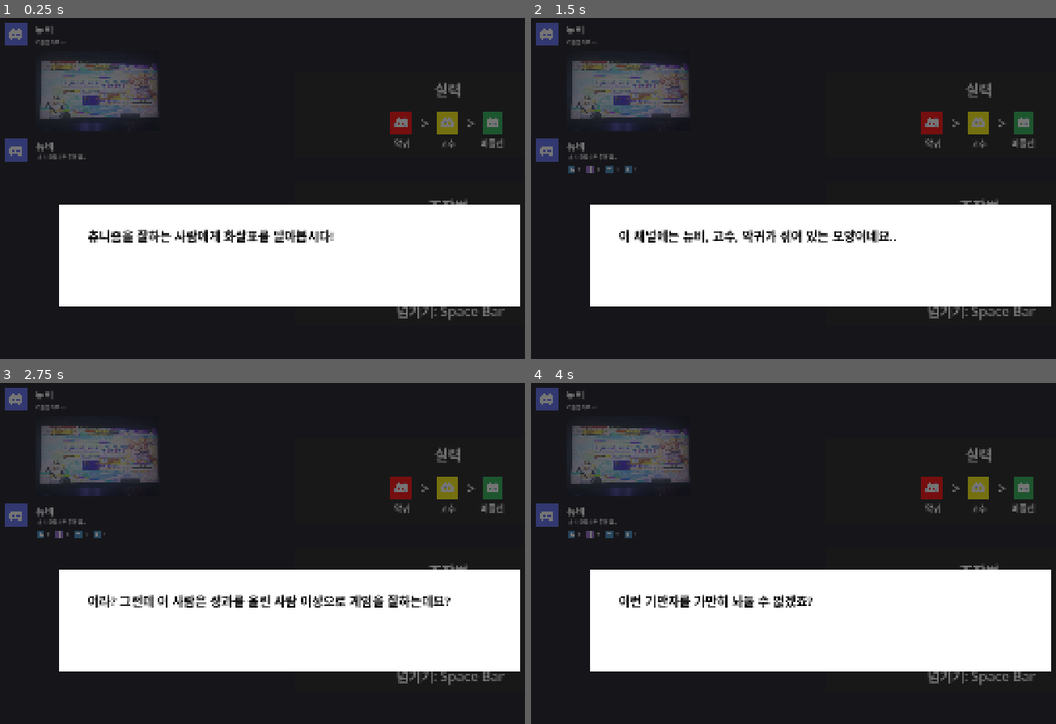
Above: before the commit, frames 1-4 (two rows, left to right).
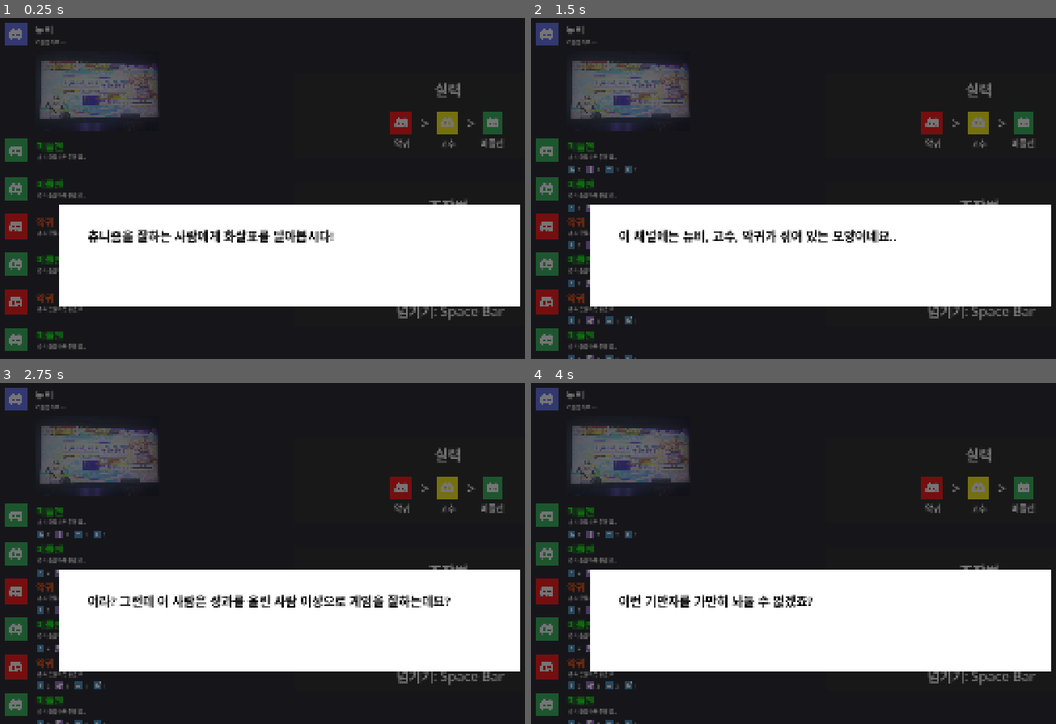
Above: after the commit, the same moments.

Repository: junu192857/Arrow-Game
Game: Godot game, scene res://Scenes/Ingame.tscn
Same seed, same stepped clock (60 frames per second), same inputs: the game is played once before the commit and once after it.
Inputs:
- Up to frame 1 (0.25 s): no input
- Up to frame 2 (1.5 s): tap Enter at 0.5 s; hold D 0.53-1.28 s; tap J at 0.6 s; tap Space at 0.77, 1.25 s; hold S from 1.28 s (still down); tap K at 1.35 s
- Up to frame 3 (2.75 s): tap Space at 1.52 s; tap Enter at 2, 2.1 s; release S at 2.03 s; hold D from 2.03 s (still down)
- Up to frame 4 (4 s): tap Space at 2.75, 3.02, 3.77 s; tap Shift at 2.85 s; tap Enter at 3.5 s; release D at 3.53 s; hold S from 3.53 s (still down); tap J at 3.6 s

The runs differ from the first frame. In frame 1, 2.6% of the frame differs, in the area x 0-17%, y 35-98%; in frame 2, 2.9%; in frame 3, 2.9%; in frame 4, 2.9%, in the area x 0-21%, y 35-100%.

Commit message:
성과 및 채팅 생성

Diff:
--- a/arrow-game/Scripts/Chatting.gd
+++ b/arrow-game/Scripts/Chatting.gd
@@ -1,4 +1,5 @@
 extends Control
+class_name Chatting
 
 enum Skill { Newbie, Middleman, Pro, Demon, Ranker }
 
@@ -8,6 +9,7 @@
 @export var imojiHolders: Array[ImojiManager]
 @export var holder_count: int
 @export var is_target: bool
+
 
 var skill: int
 var upper_left_arrow: int
--- a/arrow-game/Scripts/LevelManager.gd
+++ b/arrow-game/Scripts/LevelManager.gd
@@ -6,6 +6,10 @@
 var score: int
 
 var playing: bool
+
+const TARGET_CHATTING_SCENE := preload("res://Prefabs/TargetChatting.tscn")
+const RECORD_CHATTING_SCENE := preload("res://Prefabs/record_chatting.tscn")
+var target_count
 
 func _ready():
 	level = 0
@@ -23,3 +27,42 @@
 
 func start_new_stage():
 	stage += 1
+	for child in $GamePanel.get_children():
+		child.queue_free()
+
+	var record := RECORD_CHATTING_SCENE.instantiate() as Chatting
+	$GamePanel.add_child(record)
+	record.anchor_left = 0.05
+	record.anchor_top = 0.074
+	record.anchor_right = 0.291
+	record.anchor_bottom = 0.372
+	record.offset_left = 0.0
+	record.offset_top = 0.08000183
+	record.offset_right = -0.631958
+	record.offset_bottom = 0.5359802
+
+	var base_anchor_top: float
+	var base_anchor_bottom: float
+	var anchor_step: float
+
+	target_count = max(10, level)
+
+	for i in range(target_count):
+		var target := TARGET_CHATTING_SCENE.instantiate() as Chatting
+		$GamePanel.add_child(target)
+		if i == 0:
+			base_anchor_top = target.anchor_top
+			base_anchor_bottom = target.anchor_bottom
+			anchor_step = base_anchor_bottom - base_anchor_top
+		else:
+			target.anchor_top = base_anchor_top + i * anchor_step
+			target.anchor_bottom = base_anchor_bottom + i * anchor_step
+		target.setup(_random_target_skill())
+
+func _random_target_skill() -> Chatting.Skill:
+	var pool: Array[Chatting.Skill] = [Chatting.Skill.Demon, Chatting.Skill.Pro, Chatting.Skill.Middleman]
+	if level >= 5:
+		pool.append(Chatting.Skill.Ranker)
+	if level >= 10:
+		pool.append(Chatting.Skill.Newbie)
+	return pool[randi() % pool.size()]
